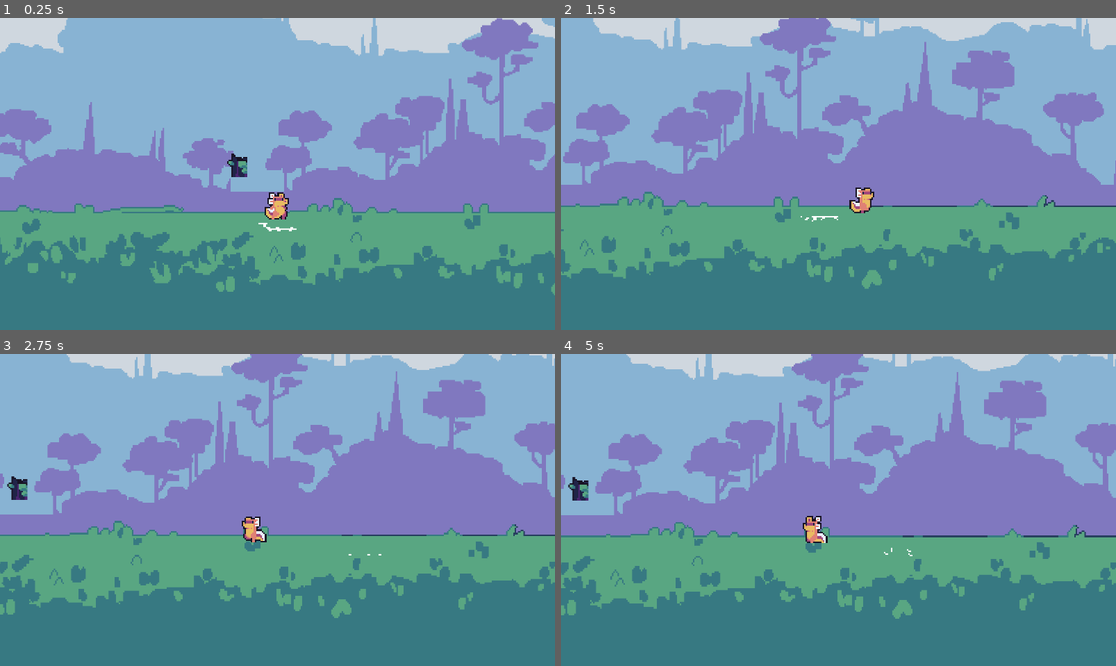
Above: before the commit, frames 1-4 (two rows, left to right).
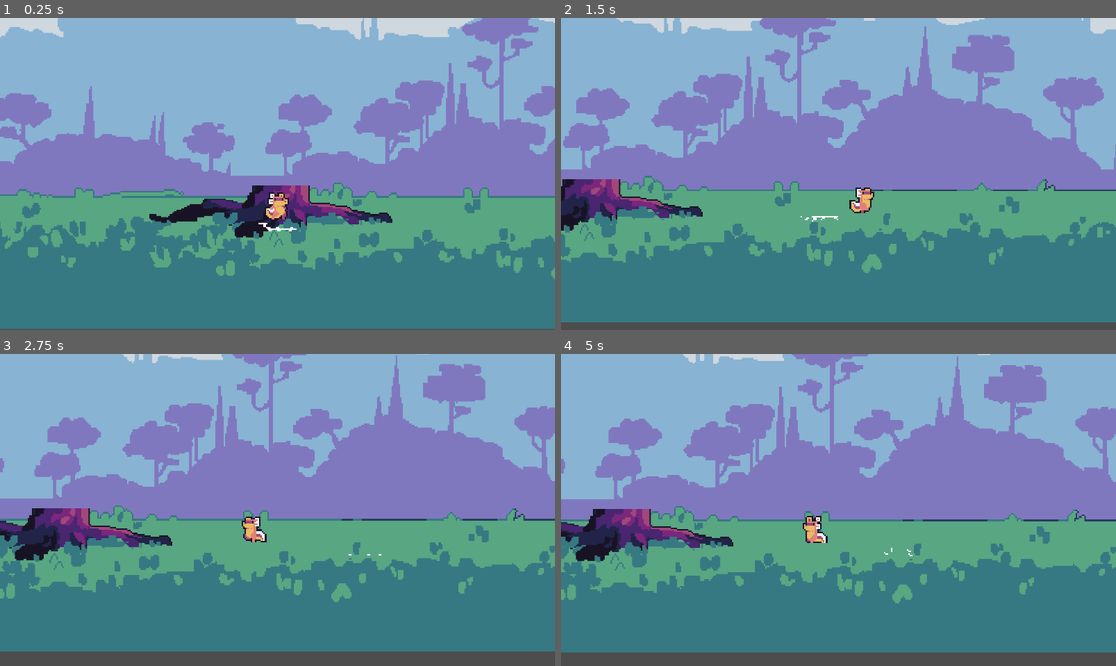
Above: after the commit, the same moments.

Repository: desultisoft/GekoPlatformer
Game: Godot game, scene res://Scenes/Level1/level_1.tscn
Two runs of this game, one before a commit and one after it. Both use one fixed random seed, a clock stepped at 60 frames per second and the inputs below.
Inputs:
- Up to frame 1 (0.25 s): no input
- Up to frame 2 (1.5 s): tap Enter (ui_accept) at 0.5, 0.77 s; hold Right (ui_right) from 0.53 s (still down)
- Up to frame 3 (2.75 s): tap Enter (ui_accept) at 1.52 s; release Right (ui_right) at 2.03 s; hold Left (ui_left) from 2.03 s (still down)
- Up to frame 4 (5 s): release Left (ui_left) at 2.78 s; hold Right (ui_right) 2.78-4.28 s; tap Enter (ui_accept) at 3.02, 3.77, 4.52 s; hold Left (ui_left) from 4.28 s (still down)

The runs differ from the first frame. In frame 1, 29% of the frame differs, in the area x 0-100%, y 0-100%; in frame 2, 31%; in frame 3, 32%; in frame 4, 32%.

Commit message:
Generating chunks of the tree
I tried a couple different ways of saving tree trunk patterns. Settled on saving data as a list of points with one center tile to normalize the positions.

Diff:
--- a/Scenes/Level1/level_1.tscn
+++ b/Scenes/Level1/level_1.tscn
@@ -20,6 +20,7 @@
 [node name="ParallaxBackground" type="ParallaxBackground" parent="."]
 
 [node name="Space" type="ParallaxLayer" parent="ParallaxBackground"]
+position = Vector2(0, -212.747)
 
 [node name="Sprite2D" type="Sprite2D" parent="ParallaxBackground/Space"]
 position = Vector2(-1.33484, -485.214)
@@ -34,6 +35,7 @@
 region_rect = Rect2(0, 0, 960, 560)
 
 [node name="Sky" type="ParallaxLayer" parent="ParallaxBackground"]
+position = Vector2(0, -212.747)
 
 [node name="Sprite2D" type="Sprite2D" parent="ParallaxBackground/Sky"]
 texture = ExtResource("2_ryibd")
@@ -41,7 +43,7 @@
 region_rect = Rect2(0, 0, 956, 416)
 
 [node name="Clouds" type="ParallaxLayer" parent="ParallaxBackground"]
-position = Vector2(206.446, -690.505)
+position = Vector2(206.446, -903.252)
 motion_scale = Vector2(1.04, 1.04)
 
 [node name="LargeCloud" type="Sprite2D" parent="ParallaxBackground/Clouds"]
@@ -56,6 +58,7 @@
 region_rect = Rect2(1026, 227, 180, 89)
 
 [node name="LowClouds" type="ParallaxLayer" parent="ParallaxBackground"]
+position = Vector2(0, -212.747)
 
 [node name="Sprite2D" type="Sprite2D" parent="ParallaxBackground/LowClouds"]
 texture = ExtResource("2_ryibd")
@@ -63,7 +66,7 @@
 region_rect = Rect2(0, 427, 956, 185)
 
 [node name="BlueTrees" type="ParallaxLayer" parent="ParallaxBackground"]
-position = Vector2(0, 83.2485)
+position = Vector2(0, -129.498)
 motion_scale = Vector2(1.03, 1)
 
 [node name="Sprite2D" type="Sprite2D" parent="ParallaxBackground/BlueTrees"]
@@ -72,7 +75,7 @@
 region_rect = Rect2(0, 620, 956, 196)
 
 [node name="PurpleTrees" type="ParallaxLayer" parent="ParallaxBackground"]
-position = Vector2(0, 115.623)
+position = Vector2(0, -97.1238)
 motion_scale = Vector2(1.05, 1)
 
 [node name="Sprite2D" type="Sprite2D" parent="ParallaxBackground/PurpleTrees"]
@@ -81,7 +84,7 @@
 region_rect = Rect2(0, 823, 956, 141)
 
 [node name="Ground" type="ParallaxLayer" parent="ParallaxBackground"]
-position = Vector2(0, 212.746)
+position = Vector2(0, -0.000854492)
 
 [node name="Sprite2D" type="Sprite2D" parent="ParallaxBackground/Ground"]
 position = Vector2(0, 7.66898)
@@ -91,10 +94,10 @@
 region_rect = Rect2(0, 983, 956, 86)
 
 [node name="Tree" parent="." instance=ExtResource("3_m07je")]
-position = Vector2(-29.2601, 138.985)
+position = Vector2(0, -24.9733)
 
 [node name="Player" parent="." instance=ExtResource("1_j5121")]
-position = Vector2(7.67883, 154.513)
+position = Vector2(7.67883, -47.3021)
 script = ExtResource("2_wfsor")
 
 [node name="Camera2D" type="Camera2D" parent="Player"]
@@ -104,6 +107,7 @@
 position_smoothing_speed = 10.0
 
 [node name="Barriers" type="Node2D" parent="."]
+position = Vector2(0, -201.815)
 
 [node name="Ground" type="StaticBody2D" parent="Barriers"]
 position = Vector2(0, 209.339)
--- a/Scenes/Tree/tree.gd
+++ b/Scenes/Tree/tree.gd
@@ -3,7 +3,27 @@
 
 @export var grow_time = 1.0
 
+# Defining bottom middle tile as relative (0,0) position Atlas (22,17)
+# going from top left, left to right
+const tree_base_pattern ={
+	"coords": [
+		[[18,16],[19,16],[20,16],[21,16],[22, 16],[23,16],[24,16],[25,16]],
+		[[16,17],[17,17],[18,17],[19,17],[20,17],[21,17],[22,17],[23,17],[24,17],[25,17],[26,17],[27,17]],
+		[[20,18],[21,18],[23,18]]
+	],
+	"center_tile": Vector2(22, 17)
+}
+
 func _ready():
-	var tile_placement = Vector2(0, 0)
-	var tile_to_use = Vector2(0,1)
-	$Trunk.set_cell(0, tile_placement, 1, tile_to_use)
+	pattern_builder(tree_base_pattern, Vector2(0,0))
+
+
+func pattern_builder(pattern, offset):
+	var coords = pattern["coords"]
+	for i in range(len(coords)):
+		for j in range(len(coords[i])):
+			var x = coords[i][j][0]
+			var y = coords[i][j][1]
+			var atlas_pos = Vector2(x, y)
+			var game_pos = atlas_pos - pattern["center_tile"]+offset
+			$Trunk.set_cell(0, game_pos, 1, atlas_pos)
